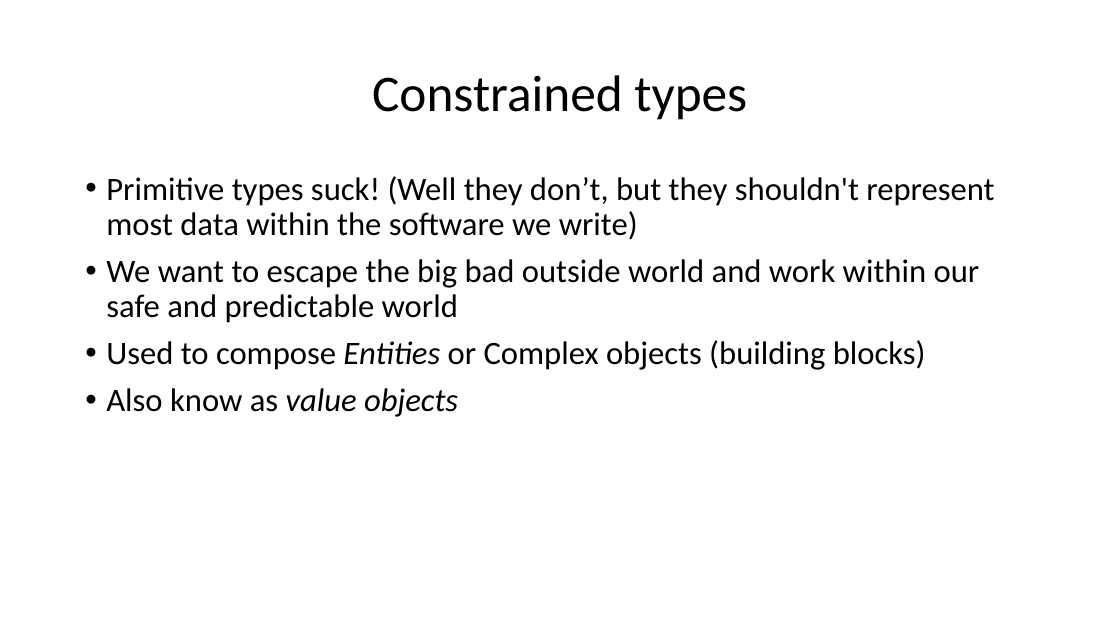
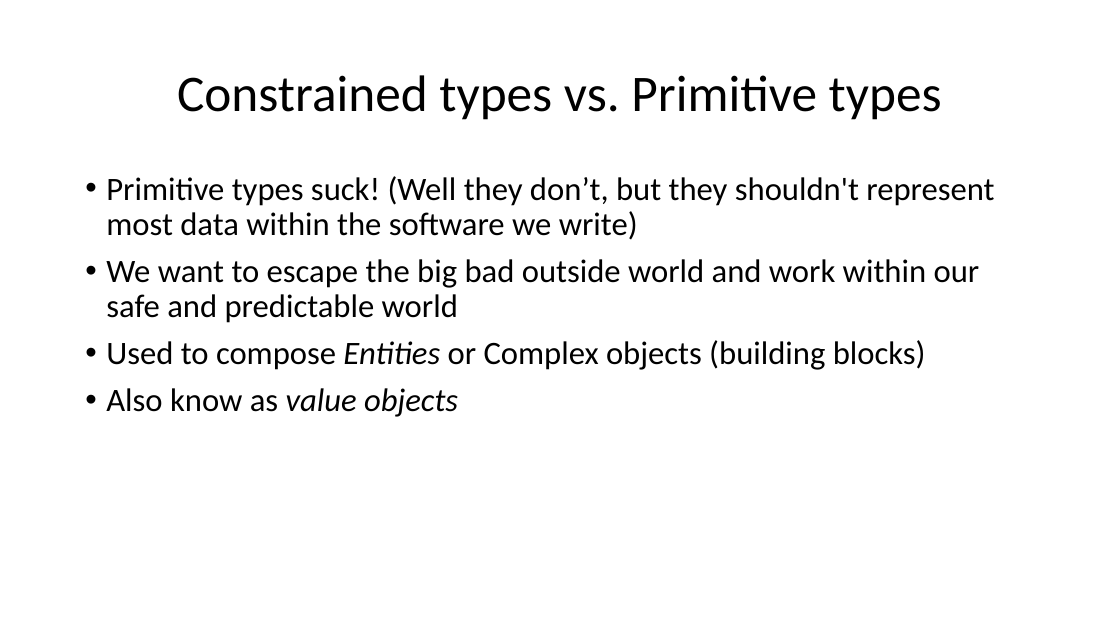
Before and after one commit to aage/fp-makes-life-easier, a slide deck: slide 8 of Presentation/FP-makes-life-easier.pptx. Drawn at 1120x630 pixels with LibreOffice and Linux fonts; fonts in the diff are those of the drawing. Boxes give left, top, right and bottom in pixels: in the first picture for what was removed or moved away, otherwise in the second. Text is boxed around its words. In the diff, an @@ line names an element or a change of style, - is before the commit and + after.

```diff
--- a/Presentation/FP-makes-life-easier.pptx
+++ b/Presentation/FP-makes-life-easier.pptx
@@ title at <box>177,75,942,120</box>: text changed @@
-Constrained types
+Constrained types vs. Primitive types
```
Also in this commit, not shown: 3 other slides changed.
